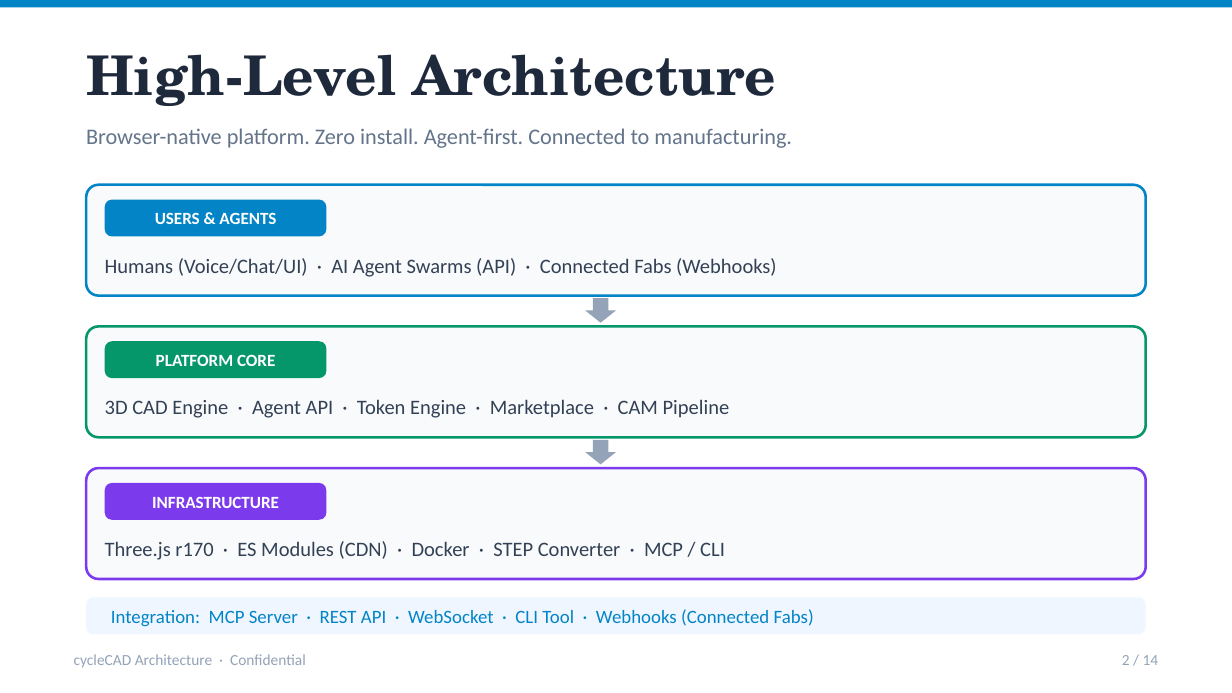
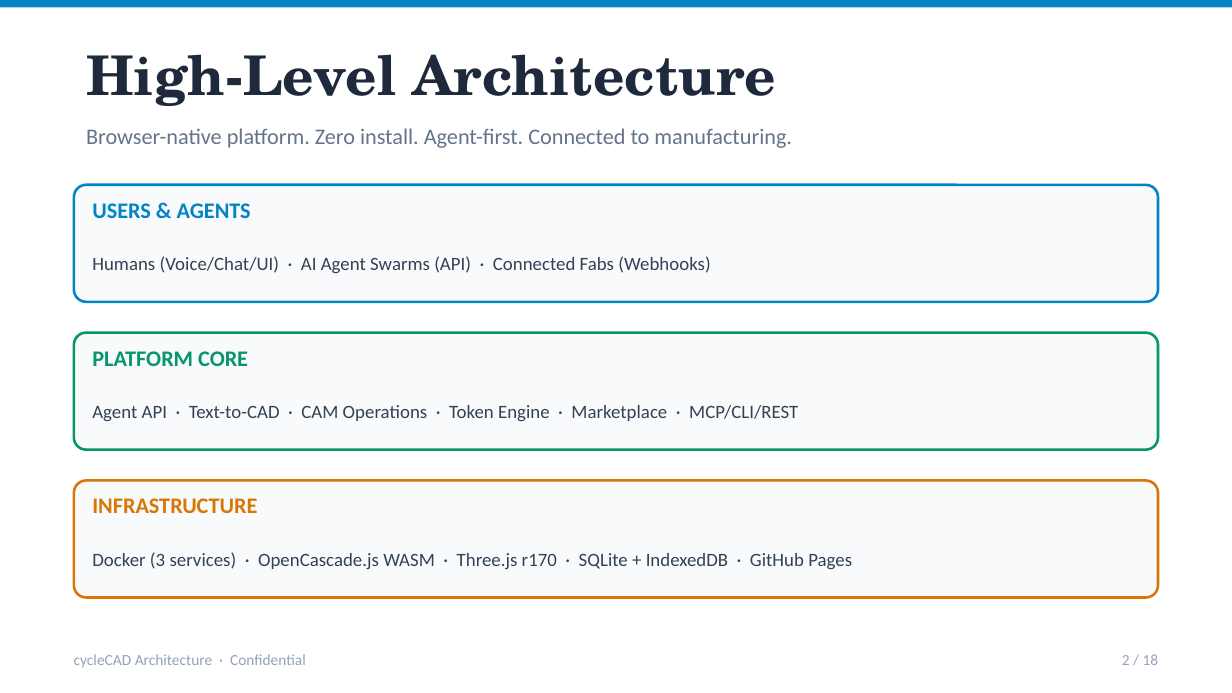
Before and after one commit to vvlars-cmd/cyclecad, a slide deck: slide 2 of cycleCAD-Architecture.pptx. Drawn at 1232x693 pixels with LibreOffice and Linux fonts; fonts in the diff are those of the drawing. Boxes give left, top, right and bottom in pixels: in the first picture for what was removed or moved away, otherwise in the second. Text is boxed around its words. In the diff, an @@ line names an element or a change of style, - is before the commit and + after.

Commit message:
v0.3.1: Help system + 3-tier tutorials + 8 new modules + updated decks

```diff
--- a/cycleCAD-Architecture.pptx
+++ b/cycleCAD-Architecture.pptx
@@ rounded rectangle: place and size @@
-rounded rectangle at box(86, 185, 1146, 296)
+rounded rectangle at box(74, 185, 1158, 302)
@@ rounded rectangle at box(74, 185, 1158, 302): proportions changed @@
@@ text "USERS & AGENTS": place and size @@
-text "USERS & AGENTS" at box(155, 212, 276, 224)
+text "USERS & AGENTS" at box(92, 203, 251, 218)
@@ text "USERS & AGENTS" at box(92, 203, 251, 218): size 10 to 13 pt, text colour #FFFFFF to #0284C7; alignment centre to left @@
@@ rounded rectangle removed at box(105, 200, 326, 237) @@
@@ text "Humans (Voice/Chat/UI) · AI Agent ...": place and size @@
-text "Humans (Voice/Chat/UI) · AI Agent ..." at box(105, 258, 776, 277)
+text "Humans (Voice/Chat/UI) · AI Agent ..." at box(92, 256, 710, 273)
@@ text "Humans (Voice/Chat/UI) · AI Agent ..." at box(92, 256, 710, 273): size 12 to 11 pt; line spacing 1 to 1.3 @@
@@ down arrow removed at box(585, 298, 616, 323) @@
@@ rounded rectangle at box(74, 333, 1158, 450): proportions changed @@
@@ rounded rectangle: place and size @@
-rounded rectangle at box(86, 326, 1146, 437)
+rounded rectangle at box(74, 333, 1158, 450)
@@ text "PLATFORM CORE": place and size @@
-text "PLATFORM CORE" at box(156, 354, 275, 366)
+text "PLATFORM CORE" at box(92, 351, 248, 366)
@@ text "PLATFORM CORE" at box(92, 351, 248, 366): size 10 to 13 pt, text colour #FFFFFF to #059669; alignment centre to left @@
@@ rounded rectangle removed at box(105, 341, 326, 378) @@
@@ text at box(92, 405, 798, 421): text changed; size 12 to 11 pt @@
-3D CAD Engine · Agent API · Token Engine · Marketplace · CAM Pipeline
+Agent API · Text-to-CAD · CAM Operations · Token Engine · Marketplace · MCP/CLI/REST
@@ down arrow removed at box(585, 440, 616, 464) @@
@@ rounded rectangle: place and size @@
-rounded rectangle at box(86, 468, 1146, 579)
+rounded rectangle at box(74, 480, 1158, 598)
@@ rounded rectangle at box(74, 480, 1158, 598): outline #7C3AED 1.5 pt to #D97706 1.5 pt; proportions changed @@
@@ text "INFRASTRUCTURE": place and size @@
-text "INFRASTRUCTURE" at box(152, 497, 279, 508)
+text "INFRASTRUCTURE" at box(92, 498, 257, 513)
@@ text "INFRASTRUCTURE" at box(92, 498, 257, 513): size 10 to 13 pt, text colour #FFFFFF to #D97706; alignment centre to left @@
@@ rounded rectangle removed at box(105, 483, 326, 520) @@
@@ text at box(92, 552, 852, 569): text changed; size 12 to 11 pt @@
-Three.js r170 · ES Modules (CDN) · Docker · STEP Converter · MCP / CLI
+Docker (3 services) · OpenCascade.js WASM · Three.js r170 · SQLite + IndexedDB · GitHub Pages
@@ rounded rectangle removed at box(86, 598, 1146, 634) @@
@@ text removed at box(111, 609, 814, 627) @@
-Integration: MCP Server · REST API · WebSocket · CLI Tool · Webhooks (Connected Fabs)
@@ text at box(1122, 654, 1159, 665): text changed @@
-2 / 14
+2 / 18
```
Also in this commit, not shown: 4 other slides changed, 13 slides added, 9 slides removed, 14 other files.
